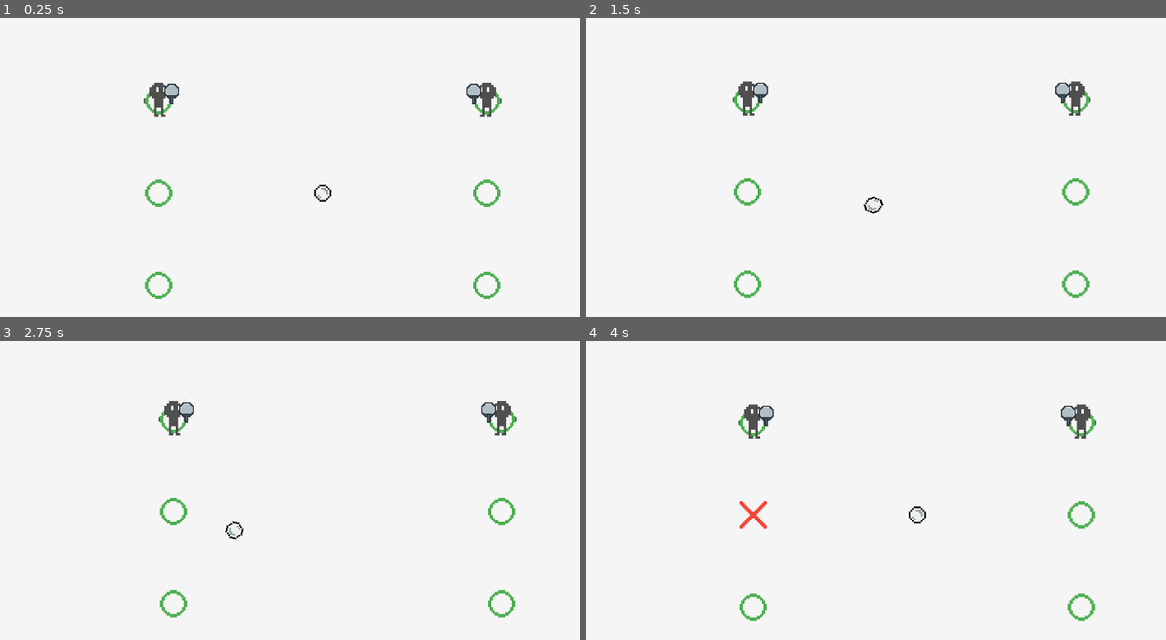
Above: before the commit, frames 1-4 (two rows, left to right).
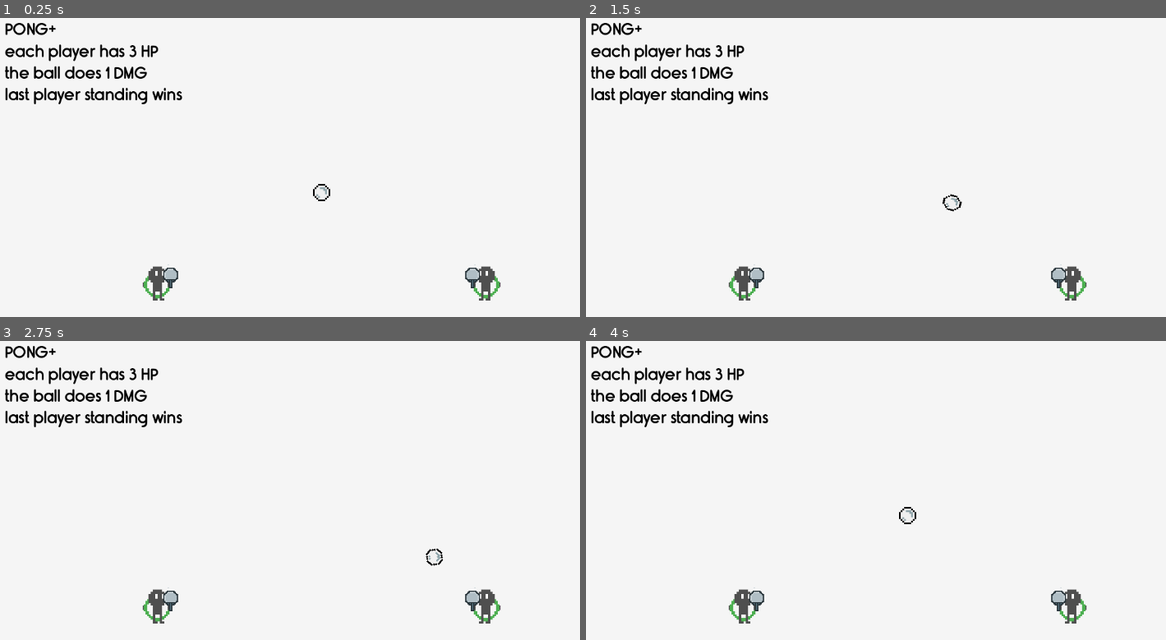
Above: after the commit, the same moments.

Repository: xharris/pongplus
Game: Godot game, scene res://game/game.tscn
Same seed, same stepped clock (60 frames per second), same inputs: the game is played once before the commit and once after it.
Inputs:
- Up to frame 1 (0.25 s): no input
- Up to frame 2 (1.5 s): no input
- Up to frame 3 (2.75 s): no input
- Up to frame 4 (4 s): no input

The runs differ from the first frame. In frame 1, 3.8% of the frame differs, in the area x 0-87%, y 1-95%; in frame 2, 4.1%; in frame 3, 4.2%, in the area x 0-90%, y 1-95%; in frame 4, 4.1%.

Commit message:
adding title screen

Diff:
--- a/components/camera/camera.gd
+++ b/components/camera/camera.gd
@@ -5,6 +5,7 @@
 
 static var focal_speed: float = 2.0
 static var total_transform: Transform2D
+static var focal_point_enabled: bool = true
 
 static func update_view(_delta: float):
     var root: Node2D = Engine.get_main_loop().current_scene
@@ -12,17 +13,20 @@
         return
     var canvas_xform = Transform2D.IDENTITY
     var view_center = root.get_viewport().get_visible_rect().size / 2
-    var focal_point_offset: Vector2
-    for c: Camera in root.get_tree().get_nodes_in_group(Groups.CAMERA):
-        if not c.is_visible_in_tree():
-            continue
-        # apply camera's calculated transform
-        canvas_xform *= c._xform
-        # use camera as a focal point
-        if c.is_focal_point:
-            focal_point_offset -= lerp(Vector2.ZERO, c.global_position - view_center, c.focal_point_weight)
+    # calculate focal point
     var focal_xform = Transform2D.IDENTITY
-    focal_xform = focal_xform.translated(focal_point_offset)
+    if focal_point_enabled:
+        var focal_point_offset: Vector2
+        for c: Camera in root.get_tree().get_nodes_in_group(Groups.CAMERA):
+            if not c.is_visible_in_tree():
+                continue
+            # apply camera's calculated transform
+            canvas_xform *= c._xform
+            # use camera as a focal point
+            if c.is_focal_point:
+                focal_point_offset -= lerp(Vector2.ZERO, c.global_position - view_center, c.focal_point_weight)
+
+        focal_xform = focal_xform.translated(focal_point_offset)
     total_transform = total_transform.interpolate_with(focal_xform, _delta * focal_speed) * canvas_xform
     root.get_viewport().canvas_transform = total_transform
 
--- a/game/game.gd
+++ b/game/game.gd
@@ -2,8 +2,9 @@
 class_name Game
 
 const ABILITY_BALL: Ability = preload("res://resources/abilities/ball.tres")
+const LEVEL_SPACE = preload("res://levels/space/space.tscn")
 
-@onready var level: Level = $Space
+@onready var level: Level = $Title
 @onready var score: ScoreOverlay = %ScoreOverlay
 
 @export var gameplay: Gameplay
--- a/game/game.tscn
+++ b/game/game.tscn
@@ -2,8 +2,8 @@
 
 [ext_resource type="Script" uid="uid://d4drjhi2ttmd7" path="res://game/game.gd" id="1_pxw13"]
 [ext_resource type="PackedScene" uid="uid://df1ed1c6hg78a" path="res://entities/player/player.tscn" id="2_j054j"]
-[ext_resource type="PackedScene" uid="uid://b1p04oipvkp57" path="res://levels/space/space.tscn" id="2_pxw13"]
 [ext_resource type="Resource" uid="uid://dfmaov33n1my" path="res://resources/gameplay/default_gameplay.tres" id="2_qrgux"]
+[ext_resource type="PackedScene" uid="uid://cmkbl3rf581y2" path="res://levels/title/title.tscn" id="3_u5opy"]
 [ext_resource type="Resource" uid="uid://d243gfh81ut2o" path="res://resources/player_controller_configs/player1.tres" id="3_vjvwb"]
 [ext_resource type="Resource" uid="uid://bjvscjrt5oohf" path="res://resources/player_controller_configs/player2.tres" id="4_vbwj1"]
 [ext_resource type="PackedScene" uid="uid://cb741g5t3iwb4" path="res://ui/score_overlay/score_overlay.tscn" id="9_qrgux"]
@@ -12,7 +12,7 @@
 script = ExtResource("1_pxw13")
 gameplay = ExtResource("2_qrgux")
 
-[node name="Space" parent="." instance=ExtResource("2_pxw13")]
+[node name="Title" parent="." instance=ExtResource("3_u5opy")]
 
 [node name="CanvasLayer" type="CanvasLayer" parent="."]
 layer = -1
--- a/levels/space/space.tscn
+++ b/levels/space/space.tscn
@@ -3,11 +3,11 @@
 [ext_resource type="Script" uid="uid://cucl3fshjdn4b" path="res://levels/space/space.gd" id="1_ivyi0"]
 [ext_resource type="PackedScene" uid="uid://bs3v4d5sf6lgh" path="res://components/node_group/node_group.tscn" id="1_jraqu"]
 [ext_resource type="Script" uid="uid://fblxl8ipdlsr" path="res://components/visitor/visitor.gd" id="2_118se"]
-[ext_resource type="Resource" uid="uid://dk1aywv3knvii" path="res://levels/space/platform_position_left.tres" id="2_ivyi0"]
+[ext_resource type="Resource" uid="uid://dk1aywv3knvii" path="res://levels/space/space_left.tres" id="2_ivyi0"]
 [ext_resource type="PackedScene" uid="uid://txbfw3lcfa6s" path="res://entities/player_platform/player_platform.tscn" id="3_jraqu"]
 [ext_resource type="Resource" uid="uid://bv84i5qwdvvxx" path="res://resources/score_overlay_visitors/score_increase_left_1.tres" id="3_lsebm"]
 [ext_resource type="Resource" uid="uid://coafnhretckcv" path="res://resources/score_overlay_visitors/score_reset_left.tres" id="3_rh3me"]
-[ext_resource type="Resource" uid="uid://chanhih3qbpux" path="res://levels/space/platform_position_right.tres" id="4_5qrbm"]
+[ext_resource type="Resource" uid="uid://chanhih3qbpux" path="res://levels/space/space_right.tres" id="4_5qrbm"]
 [ext_resource type="Resource" uid="uid://d00vt5ru7mcn3" path="res://resources/score_overlay_visitors/score_reset_right.tres" id="4_o38fq"]
 [ext_resource type="Resource" uid="uid://cbmp66cfxokno" path="res://resources/score_overlay_visitors/score_increase_right_1.tres" id="4_rh3me"]
 
--- /dev/null
+++ b/levels/title/title.gd
@@ -0,0 +1,5 @@
+extends Level
+class_name Title
+
+func _ready() -> void:
+    Camera.focal_point_enabled = false
--- /dev/null
+++ b/levels/title/title.tscn
@@ -0,0 +1,53 @@
+[gd_scene load_steps=7 format=3 uid="uid://cmkbl3rf581y2"]
+
+[ext_resource type="Script" uid="uid://ca5ficoql8yb8" path="res://levels/title/title.gd" id="1_vucde"]
+[ext_resource type="Theme" uid="uid://dle0vhtydjqxv" path="res://ui/themes/base.tres" id="2_i4hfk"]
+[ext_resource type="PackedScene" uid="uid://bs3v4d5sf6lgh" path="res://components/node_group/node_group.tscn" id="3_wtaml"]
+[ext_resource type="Resource" uid="uid://cvypemtce7q45" path="res://levels/title/title_left.tres" id="4_wtaml"]
+[ext_resource type="PackedScene" uid="uid://txbfw3lcfa6s" path="res://entities/player_platform/player_platform.tscn" id="5_b7l43"]
+[ext_resource type="Resource" uid="uid://dadklc71l4lr2" path="res://levels/title/title_right.tres" id="6_d1k64"]
+
+[node name="Title" type="Node2D"]
+script = ExtResource("1_vucde")
+metadata/_custom_type_script = "uid://himp0c2dh4b1"
+
+[node name="CanvasLayer" type="CanvasLayer" parent="."]
+layer = -1
+
+[node name="Control" type="Control" parent="CanvasLayer"]
+layout_mode = 3
+anchors_preset = 15
+anchor_right = 1.0
+anchor_bottom = 1.0
+grow_horizontal = 2
+grow_vertical = 2
+theme = ExtResource("2_i4hfk")
+
+[node name="MarginContainer" type="MarginContainer" parent="CanvasLayer/Control"]
+layout_mode = 0
+offset_right = 40.0
+offset_bottom = 40.0
+
+[node name="VBoxContainer" type="VBoxContainer" parent="CanvasLayer/Control/MarginContainer"]
+layout_mode = 2
+
+[node name="Title" type="Label" parent="CanvasLayer/Control/MarginContainer/VBoxContainer"]
+layout_mode = 2
+text = "Pong+"
+uppercase = true
+
+[node name="HowToPlay" type="Label" parent="CanvasLayer/Control/MarginContainer/VBoxContainer"]
+layout_mode = 2
+text = "each player has 3 HP
+the ball does 1 DMG
+last player standing wins"
+
+[node name="Left" parent="." instance=ExtResource("3_wtaml")]
+position_strategy = ExtResource("4_wtaml")
+
+[node name="PlayerPlatform" parent="Left" instance=ExtResource("5_b7l43")]
+
+[node name="Right" parent="." instance=ExtResource("3_wtaml")]
+position_strategy = ExtResource("6_d1k64")
+
+[node name="PlayerPlatform" parent="Right" instance=ExtResource("5_b7l43")]
--- /dev/null
+++ b/levels/title/title_left.tres
@@ -0,0 +1,9 @@
+[gd_resource type="Resource" script_class="GridPositionStrategy" load_steps=2 format=3 uid="uid://cvypemtce7q45"]
+
+[ext_resource type="Script" uid="uid://clv1db5jxmtnk" path="res://components/node_group/strategies/grid.gd" id="1_vr44j"]
+
+[resource]
+script = ExtResource("1_vr44j")
+size = Vector2i(4, 4)
+offset = Vector2i(1, 3)
+metadata/_custom_type_script = "uid://clv1db5jxmtnk"
--- /dev/null
+++ b/levels/title/title_right.tres
@@ -0,0 +1,9 @@
+[gd_resource type="Resource" script_class="GridPositionStrategy" load_steps=2 format=3 uid="uid://dadklc71l4lr2"]
+
+[ext_resource type="Script" uid="uid://clv1db5jxmtnk" path="res://components/node_group/strategies/grid.gd" id="1_45u4b"]
+
+[resource]
+script = ExtResource("1_45u4b")
+size = Vector2i(4, 4)
+offset = Vector2i(3, 3)
+metadata/_custom_type_script = "uid://clv1db5jxmtnk"
--- a/ui/score_overlay/score_overlay.tscn
+++ b/ui/score_overlay/score_overlay.tscn
@@ -1,6 +1,6 @@
 [gd_scene load_steps=4 format=3 uid="uid://cb741g5t3iwb4"]
 
-[ext_resource type="FontFile" uid="uid://bwew8b4odwmlt" path="res://ui/Letterblocks.ttf" id="1_3b0wg"]
+[ext_resource type="FontFile" uid="uid://bwew8b4odwmlt" path="res://ui/fonts/Letterblocks.ttf" id="1_3b0wg"]
 [ext_resource type="Script" uid="uid://b4llk4sl0eiou" path="res://ui/score_overlay/score_overlay.gd" id="1_xokbm"]
 
 [sub_resource type="LabelSettings" id="LabelSettings_xokbm"]
--- /dev/null
+++ b/ui/themes/base.tres
@@ -0,0 +1,12 @@
+[gd_resource type="Theme" load_steps=2 format=3 uid="uid://dle0vhtydjqxv"]
+
+[ext_resource type="FontFile" uid="uid://n3h4jf8qakp0" path="res://ui/fonts/rimouski sb.otf" id="1_c003v"]
+
+[resource]
+default_font = ExtResource("1_c003v")
+default_font_size = 28
+Label/colors/font_color = Color(0, 0, 0, 1)
+MarginContainer/constants/margin_bottom = 20
+MarginContainer/constants/margin_left = 20
+MarginContainer/constants/margin_right = 20
+MarginContainer/constants/margin_top = 20
Renamed: levels/space/platform_position_left.tres -> levels/space/space_left.tres
Renamed: levels/space/platform_position_right.tres -> levels/space/space_right.tres
Not shown, added: levels/title/title.gd.uid
Renamed: ui/Letterblocks.ttf -> ui/fonts/Letterblocks.ttf
Not shown, added: ui/fonts/Letterblocks.ttf.import
Binary file added: ui/fonts/rimouski sb.otf
Not shown, changed: ui/fonts/rimouski sb.otf.import
